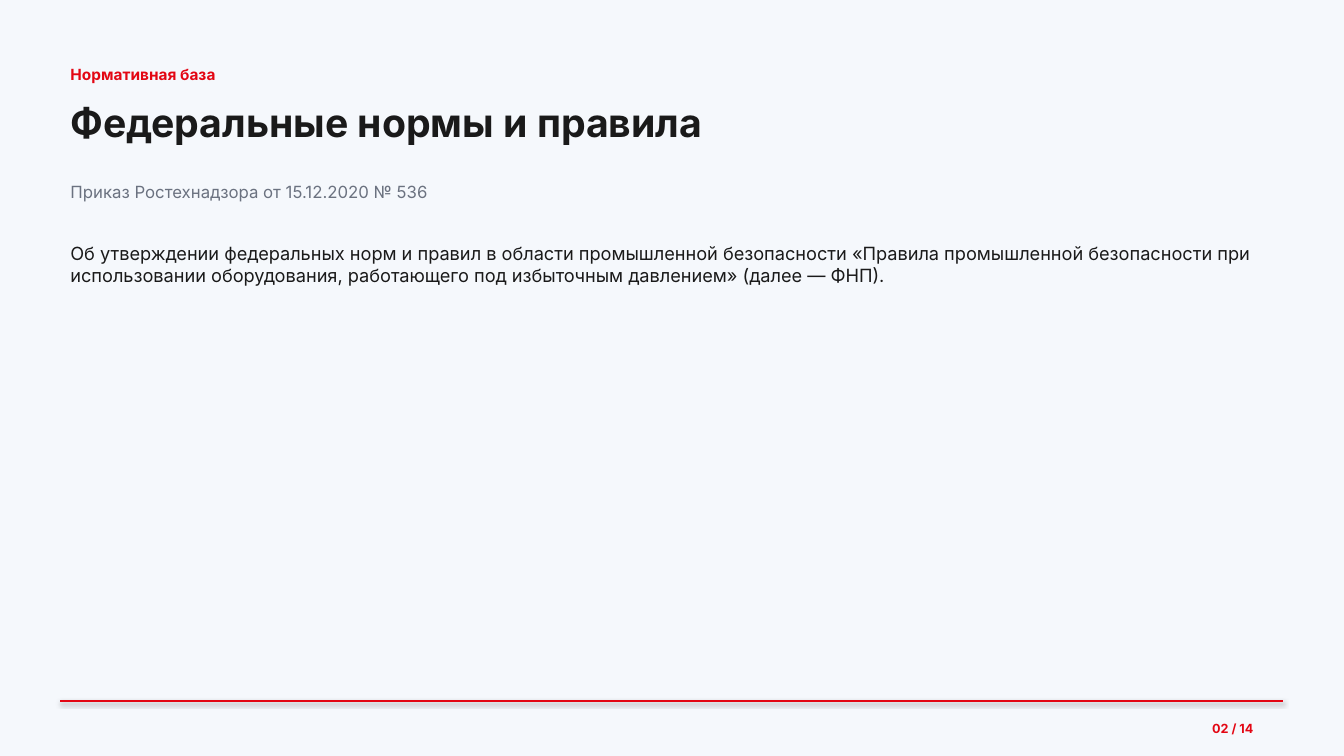
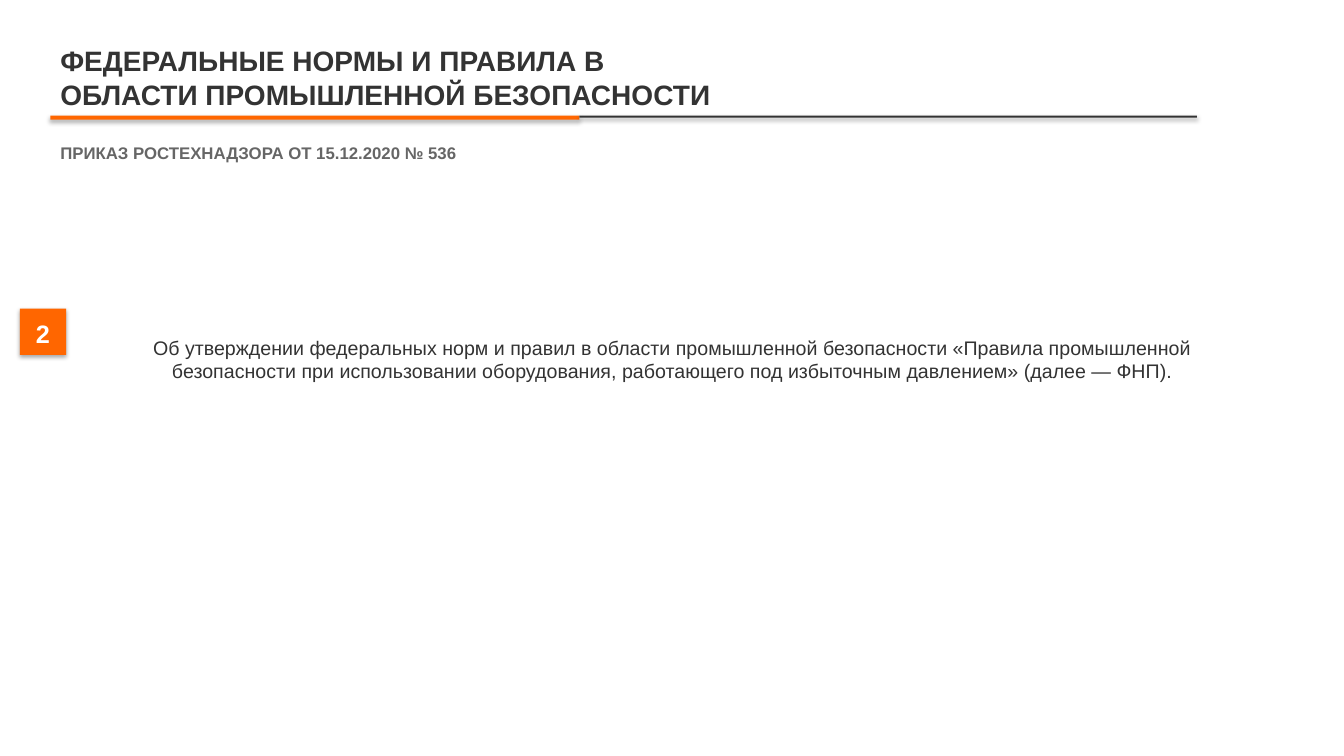
Before and after one commit to lysakalenushka-hash/-, a slide deck: slide 2 of Презентация_Трубопроводы.pptx. Drawn at 1344x756 pixels with LibreOffice and Linux fonts; fonts in the diff are those of the drawing. Boxes give left, top, right and bottom in pixels: in the first picture for what was removed or moved away, otherwise in the second. Text is boxed around its words. In the diff, an @@ line names an element or a change of style, - is before the commit and + after.

```diff
--- a/Презентация_Трубопроводы.pptx
+++ b/Презентация_Трубопроводы.pptx
@@ rectangle at box(0, 0, 1344, 756): fill #F5F8FC to #FFFFFF @@
@@ text at box(60, 51, 710, 106): text changed; size 28 to 20 pt; font Inter to Arial; text colour #1A1A1A to #333333 @@
-Федеральные нормы и правила
+ФЕДЕРАЛЬНЫЕ НОРМЫ И ПРАВИЛА В ОБЛАСТИ ПРОМЫШЛЕННОЙ БЕЗОПАСНОСТИ
@@ text removed at box(70, 68, 215, 83) @@
-Нормативная база
@@ rectangle added at box(50, 116, 580, 120), fill #FF6600 @@
@@ rectangle added at box(580, 116, 1197, 118), fill #333333 @@
@@ text at box(60, 147, 456, 163): text changed; font Inter to Arial; text colour #6B7280 to #666666; bold on @@
-Приказ Ростехнадзора от 15.12.2020 № 536
+ПРИКАЗ РОСТЕХНАДЗОРА ОТ 15.12.2020 № 536
@@ rectangle added at box(20, 309, 67, 355), fill #FF6600 @@
@@ text added at box(36, 325, 50, 343), 18 pt, text #FFFFFF, bold @@
+2
@@ text "Об утверждении федеральных норм и ...": place and size @@
-text "Об утверждении федеральных норм и ..." at box(70, 246, 1250, 286)
+text "Об утверждении федеральных норм и ..." at box(153, 340, 1191, 382)
@@ text "Об утверждении федеральных норм и ..." at box(153, 340, 1191, 382): size 13 to 14 pt, font Inter to Arial, text colour #1A1A1A to #333333; alignment left to centre @@
@@ line removed from (60, 701) to (1284, 701) @@
@@ text removed at box(1212, 723, 1253, 733) @@
-02 / 14
```
Also in this commit, not shown: 10 other slides changed, 3 slides added, 3 slides removed, 11 other files.
